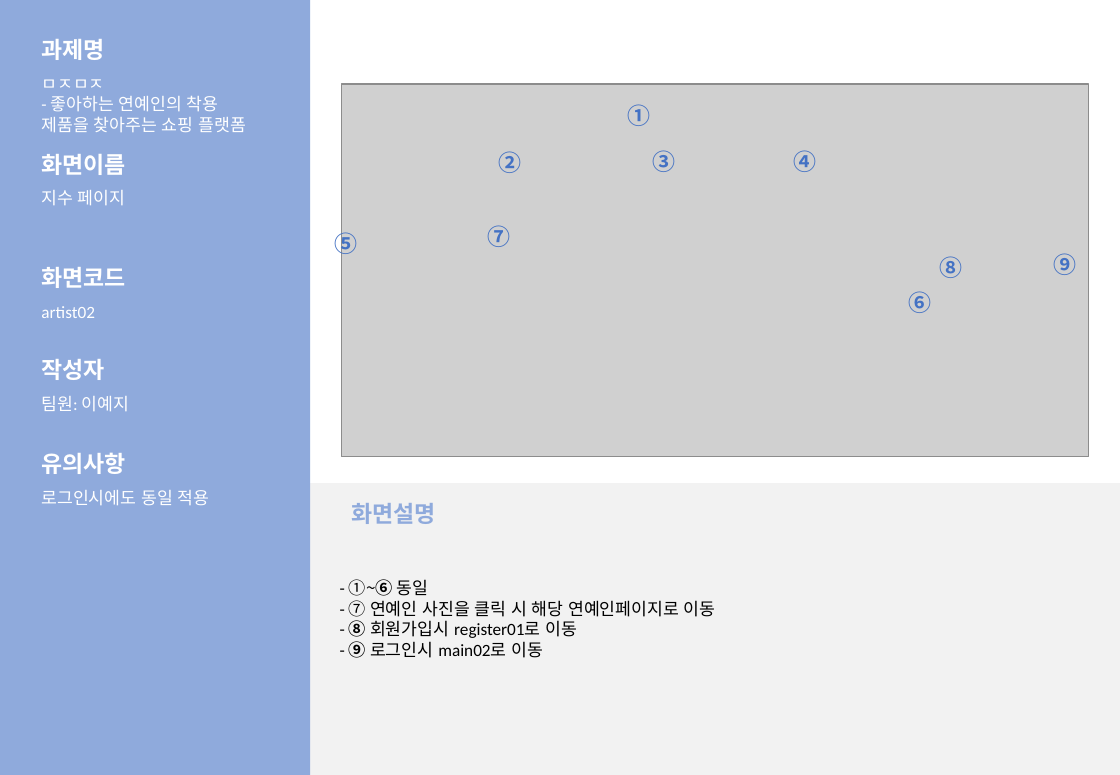
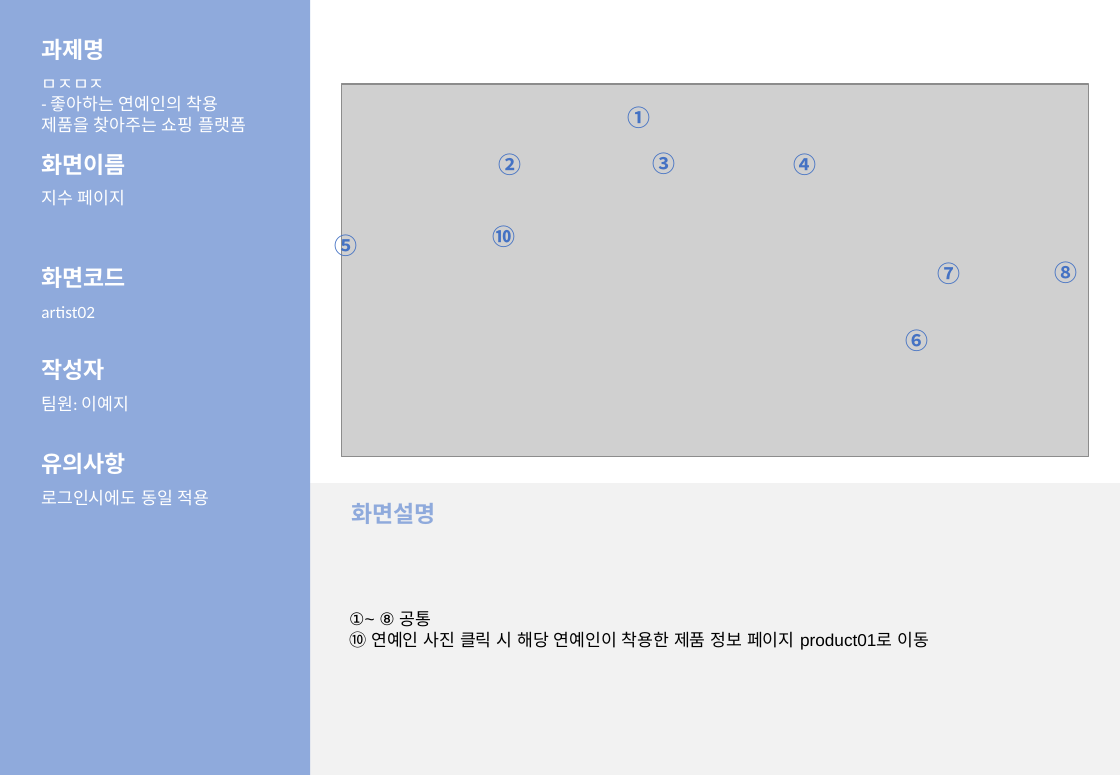
Before and after one commit to LeticiaKang/Project_Idol-Fandom-WebPlaform, a slide deck: slide 10 of 산출문서/화면설계서/화면설계서_서식(1조. HappyVirus) (2).pptx. Drawn at 1120x775 pixels with LibreOffice and Linux fonts; fonts in the diff are those of the drawing; grey boxes stand for pictures. Boxes give left, top, right and bottom in pixels: in the first picture for what was removed or moved away, otherwise in the second. Text is boxed around its words. In the diff, an @@ line names an element or a change of style, - is before the commit and + after.

```diff
--- a/산출문서/화면설계서/화면설계서_서식(1조. HappyVirus) (2).pptx
+++ b/산출문서/화면설계서/화면설계서_서식(1조. HappyVirus) (2).pptx
@@ text added at [493, 225, 516, 247], 16 pt, text #4472C4, bold @@
+⑩
@@ text "⑦": place and size @@
-text "⑦" at [488, 225, 511, 247]
+text "⑦" at [937, 262, 960, 284]
@@ text "⑧": place and size @@
-text "⑧" at [940, 256, 963, 278]
+text "⑧" at [1054, 261, 1077, 283]
@@ text removed at [1053, 253, 1076, 275] @@
-⑨
@@ text "⑥": place and size @@
-text "⑥" at [909, 291, 932, 313]
+text "⑥" at [905, 329, 928, 351]
@@ text in rectangle at [349, 611, 929, 650]: text changed; font Calibri to Arial @@
-- ①~⑥ 동일
-- ⑦ 연예인 사진을 클릭 시 해당 연예인페이지로 이동
-- ⑧ 회원가입시 register01로 이동
-- ⑨ 로그인시 main02로 이동
+①~ ⑧ 공통
+⑩ 연예인 사진 클릭 시 해당 연예인이 착용한 제품 정보 페이지 product01로 이동
```
Also in this commit, not shown: 12 other slides changed, 1 other file.
